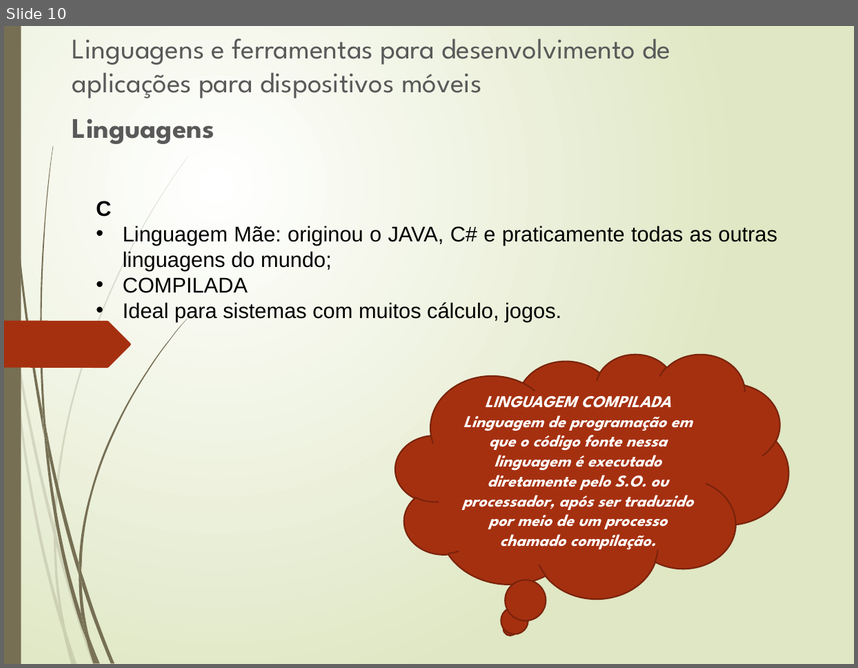
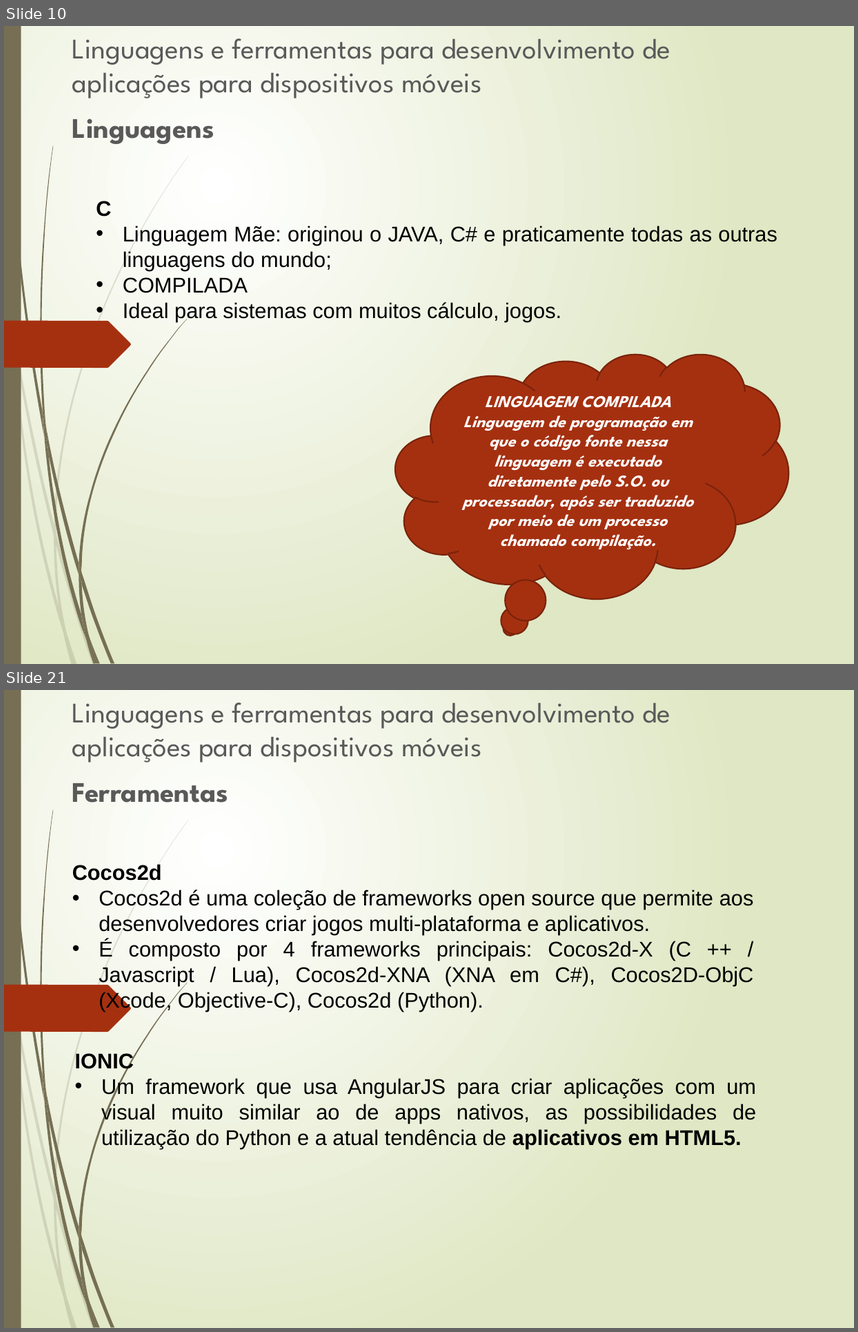
Before and after one commit to JBCFurtado/Mobile, a slide deck: Desenvolvimento para Dispositivos Móveis I/Aula_Disp_Móveis.pptx. Shown one above the other, each under a label of ours: slide 10 before the commit, slides 10 and 21 after it; the slides between them are not shown. The pictures are 858x668 and 858x1332 pixels, drawn with LibreOffice and Linux fonts; fonts in the diff are those of the drawing. Boxes give left, top, right and bottom in pixels: in the first picture for what was removed or moved away, otherwise in the second. Text is boxed around its words. In the diff, an @@ line names an element or a change of style, - is before the commit and + after.

```diff
--- a/Desenvolvimento para Dispositivos Móveis I/Aula_Disp_Móveis.pptx
+++ b/Desenvolvimento para Dispositivos Móveis I/Aula_Disp_Móveis.pptx
@@ slide 21 added at box(4, 690, 854, 1328), background gradient #FFFFFF to #DFE8C4; not listed: 24 template elements that a slide beside it also shows @@
@@ text added at box(72, 702, 671, 802), 24 pt, text #595959 @@
+Linguagens e ferramentas para desenvolvimento de aplicações para dispositivos móveis
+Ferramentas
@@ text added at box(72, 864, 754, 1012), 18 pt, text #000000 @@
+Cocos2d
+• Cocos2d é uma coleção de frameworks open source que permite aos desenvolvedores criar jogos multi-plataforma e aplicativos.
+• É composto por 4 frameworks principais: Cocos2d-X (C ++ / Javascript / Lua), Cocos2d-XNA (XNA em C#), Cocos2D-ObjC (Xcode, Objective-C), Cocos2d (Python).
@@ text added at box(75, 1053, 756, 1149), 18 pt, text #000000 @@
+IONIC
+• Um framework que usa AngularJS para criar aplicações com um visual muito similar ao de apps nativos, as possibilidades de utilização do Python e a atual tendência de aplicativos em HTML5.
```
Also in this commit, not shown: 1 slide changed, 12 other slides added.
